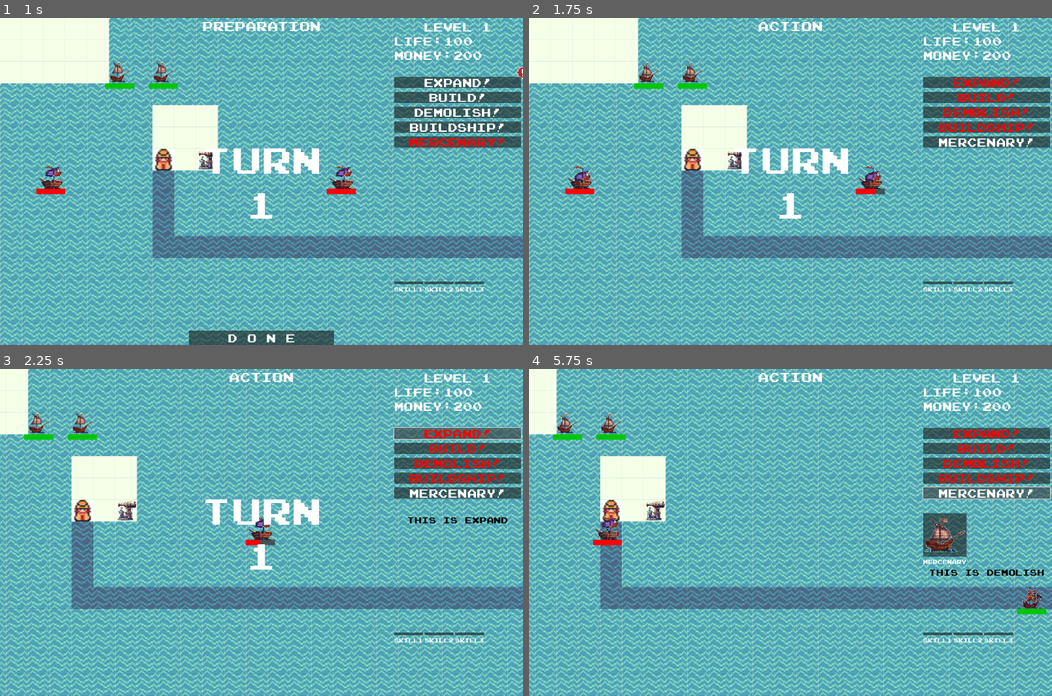
Above: before the commit, frames 1-4 (two rows, left to right).
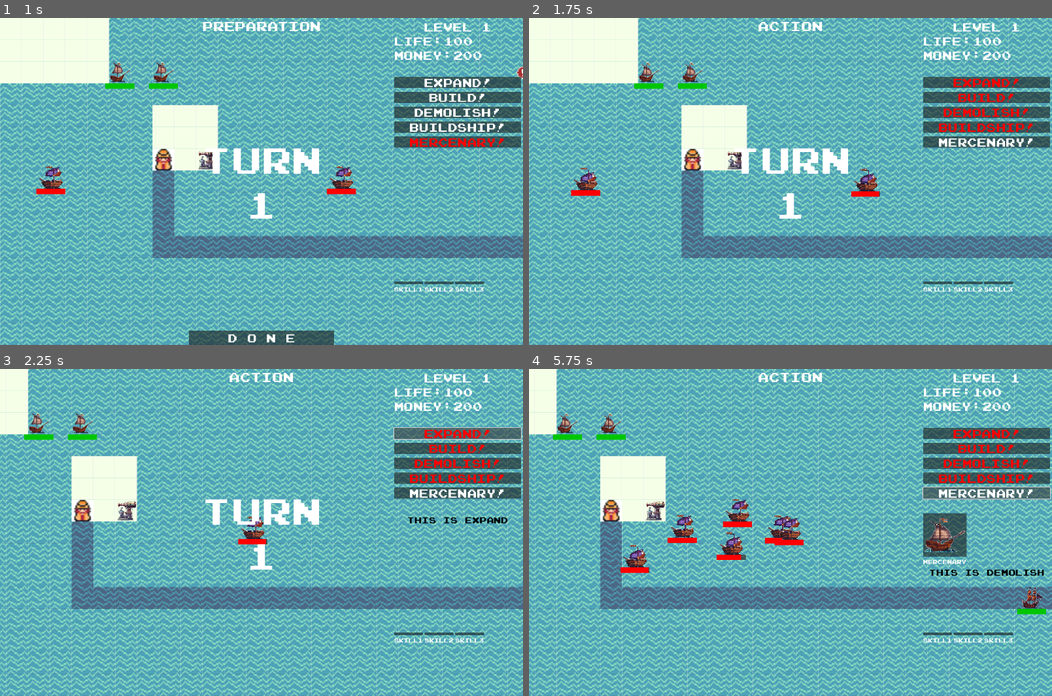
Above: after the commit, the same moments.

Repository: LeoZhang421/GameJam-2024-Pixel
Game: Godot game, scene res://Scenes/Start.tscn
The game is run twice, just before and just after one commit, with the same random seed, the same clock (stepped at 60 frames per second) and the same inputs. Video files are missing from this copy of the repository; at most half a second of black plays in their place. Sound files missing from this copy of the repository are replaced by a short silence.
Inputs:
- Up to frame 1 (1 s): click "Start!" at 0.5 s
- Up to frame 2 (1.75 s): click "D o n e" at 1.25 s
- Up to frame 3 (2.25 s): click "Expand!" at 2 s
- Up to frame 4 (5.75 s): click "Build!" at 2.75 s; click "Demolish!" at 3.5 s; click "Buildship!" at 4.25 s; click "Mercenary!" at 5 s

Frame 1 is identical in both runs. In frame 2, 0.6% of the frame differs, in the area x 6-69%, y 45-55%; in frame 3, 0.3%; in frame 4, 1.8%, in the area x 12-53%, y 39-63%.

Commit message:
fix pathfinding bug

Diff:
--- /dev/null
+++ b/Dialogue/tutorial.json
@@ -0,0 +1,12 @@
+[
+	{"Name":"Me", "Text": "你是？"},
+	{"Name":"testuser", "Text": "我操你妈因为没有教程所以我会在这里把操作都说一遍，仔细听好了。"},
+	{"Name":"testuser", "Text": "点E捡枪，你有两个槽位，点1和2切枪。"},
+	{"Name":"testuser", "Text": "你捡了枪就能看到光标，点左键开火，光标大小是你枪的散射，所以打歪了别怪我。"},
+	{"Name":"testuser", "Text": "你捡超过了三把枪我会给你开一个换枪的面板，那个面板我还没做好所以很几把难看，你只需要知道点你要换下来的枪就会自动换。"},
+	{"Name":"testuser", "Text": "换下来的枪我会给你扔在地板上，你新枪用的不满意可以再换回来。"},
+	{"Name":"testuser", "Text": "点空格是开子弹时间，0.2倍速持续1秒，子弹时间就是5秒，这个能力冷却5秒，但是我没做UI所以你只能凭感觉猜它冷没冷却好。"},
+	{"Name":"testuser", "Text": "哦对了你还可以按R键主动换弹，但我没做读条所以你只能凭感觉换弹。"},
+	{"Name":"testuser", "Text": "最后进门前记得从边上的箱子里拿一把枪，不然我不会让你进去的。"},
+	{"Name":"testuser", "Text": "好的大概就是这些了，祝你吃的开心。"}
+]
--- a/Scenes/Enemies/EnemyExample.gd
+++ b/Scenes/Enemies/EnemyExample.gd
@@ -7,7 +7,7 @@
 @export_range(0.0, 10.0) var attack_speed: float = 1.0 # 每秒攻击多少次，越高攻速越快
 @export_range(0, 600, 60) var attack_range: int = 3 * 60 # 60像素的倍数
 @export_range(0.0, 0.5, 1.0) var collide_damage: float = 0.5 #撞击时造成多少倍当前hp的伤害
-@export var start_location: Vector2 = Vector2(500,500)
+@export var start_location: Vector2 = Vector2(1000,500)
 
 # inner variables
 var hp: int = 0
--- a/Scenes/Main.tscn
+++ b/Scenes/Main.tscn
@@ -267,7 +267,7 @@
 position = Vector2(630, 450)
 attack_range = 360
 attack_speed = 2.0
-attack = 10
+attack = 1
 start_location = Vector2(630, 450)
 
 [node name="ShipExample" parent="TileMap_Test1" instance=ExtResource("5_kow21")]
@@ -285,7 +285,7 @@
 start_location = Vector2(500, 200)
 
 [node name="Monster_Generator" parent="TileMap_Test1" instance=ExtResource("5_ylbvp")]
-position = Vector2(500, 500)
+position = Vector2(1000, 500)
 
 [node name="Camera2D" type="Camera2D" parent="."]
 offset = Vector2(780, 510)
@@ -309,7 +309,6 @@
 move_speed = 25
 max_hp = 60
 attack = 1
-start_location = Vector2(1000, 500)
 
 [node name="BuildingLayer" type="Node" parent="."]
 
--- a/Scenes/UI/HUD.tscn
+++ b/Scenes/UI/HUD.tscn
@@ -14,6 +14,7 @@
 [ext_resource type="AudioStream" uid="uid://b485rkx2p6pwp" path="res://Assets/Audio/Sound_Effects/战斗胜利/tada-military-1-183974.mp3" id="12_3s5et"]
 [ext_resource type="AudioStream" uid="uid://dar1eqge3jggq" path="res://Assets/Audio/Sound_Effects/船只建造、船只快速传送/underwater-movement-whoosh-3-186900.mp3" id="13_n8h23"]
 [ext_resource type="AudioStream" uid="uid://7qxw1ak78kuv" path="res://Assets/Audio/Sound_Effects/非法操作/error-5-199276.mp3" id="14_elbbm"]
+[ext_resource type="AudioStream" uid="uid://dqyjy86jar345" path="res://Assets/Audio/Sound_Effects/雇佣兵招募/liquid-whoosh-3-185332.mp3" id="15_ui7k8"]
 
 [sub_resource type="LabelSettings" id="LabelSettings_rf5nv"]
 font = ExtResource("1_4g8sv")
@@ -568,6 +569,10 @@
 
 [node name="Error_Sound" type="AudioStreamPlayer" parent="."]
 stream = ExtResource("14_elbbm")
+
+[node name="Summon_Mercenary_Sound" type="AudioStreamPlayer" parent="."]
+stream = ExtResource("15_ui7k8")
+volume_db = -10.0
 
 [connection signal="pressed" from="Level_Control/Done_Button" to="." method="_on_done_button_pressed"]
 [connection signal="pressed" from="Level_Control/Next_Level_Button" to="." method="_on_next_level_button_pressed"]
--- a/Scenes/Utility/dialogue.gd
+++ b/Scenes/Utility/dialogue.gd
@@ -2,7 +2,7 @@
 
 signal is_end()
 
-@export var dialogue_path = ""
+@export var dialogue_path = "res://Dialogue/tutorial.json"
 @export var textspeed = 0.05
 @export var portrait_path = ""
 
@@ -44,16 +44,6 @@
 	$ColorRect/Text.text = dialogue[phrase_number]["Text"]
 	$ColorRect/Text.visible_characters = 0
 
-	var portrait = load(str(portrait_path + dialogue[phrase_number]["Name"] + "_portrait.png"))
-	if dialogue[phrase_number]["Name"] == "Me":
-		$GridContainer/Player.modulate = Color(1,1,1,1)
-		$GridContainer/Player.texture = portrait
-		$GridContainer/NPC.modulate = Color(0.4,0.4,0.4,0.6)
-	else:
-		$GridContainer/NPC.modulate = Color(1,1,1,1)
-		$GridContainer/NPC.texture = portrait
-		$GridContainer/Player.modulate = Color(0.4,0.4,0.4,0.6)
-
 	while $ColorRect/Text.visible_characters < len($ColorRect/Text.text):
 		$ColorRect/Text.visible_characters += 1
 		$Timer.start()
--- a/Scenes/Utility/dialogue.tscn
+++ b/Scenes/Utility/dialogue.tscn
@@ -1,33 +1,11 @@
-[gd_scene load_steps=3 format=3 uid="uid://cpybl8el4dv7p"]
+[gd_scene load_steps=2 format=3 uid="uid://cpybl8el4dv7p"]
 
 [ext_resource type="Script" path="res://Scenes/Utility/dialogue.gd" id="1_304di"]
-[ext_resource type="Texture2D" uid="uid://dge0h0cki1w2p" path="res://Scenes/Utility/dialogue_sample.png" id="2_tnly5"]
 
 [node name="CanvasLayer" type="CanvasLayer"]
 script = ExtResource("1_304di")
 dialogue_path = "res://Dialogue/"
 portrait_path = "res://Assets/View/Dialogue/"
-
-[node name="GridContainer" type="GridContainer" parent="."]
-anchors_preset = 7
-anchor_left = 0.5
-anchor_top = 1.0
-anchor_right = 0.5
-anchor_bottom = 1.0
-offset_left = -300.0
-offset_top = -200.0
-offset_right = 300.0
-grow_horizontal = 2
-grow_vertical = 0
-columns = 2
-
-[node name="Player" type="TextureRect" parent="GridContainer"]
-layout_mode = 2
-texture = ExtResource("2_tnly5")
-
-[node name="NPC" type="TextureRect" parent="GridContainer"]
-layout_mode = 2
-texture = ExtResource("2_tnly5")
 
 [node name="ColorRect" type="ColorRect" parent="."]
 anchors_preset = 7
--- a/Scripts/HUD.gd
+++ b/Scripts/HUD.gd
@@ -287,6 +287,7 @@
 			main.get_node("ShipLayer").add_child(mercenary)
 			main.pathfinder.maze_add_ship(position)
 			stop_presummoningmercenary()
+			$Summon_Mercenary_Sound.play()
 		else:
 			$Error_Sound.play()
 	else:
--- a/Scripts/Main.gd
+++ b/Scripts/Main.gd
@@ -24,6 +24,7 @@
 	$Camera2D.limit_bottom = (pathfinder.room_borders.size.y - 2) * pathfinder.scale - get_viewport().size.y/2
 	print("Test pathfind: ", pathfinder.find_path(Vector2(0,300), Vector2(1000,700)))
 	print("Sail Routes: ", pathfinder.get_sail_routes())
+	print(pathfinder.maze)
 	add_warning()
 
 
--- a/Scripts/pathfinder.gd
+++ b/Scripts/pathfinder.gd
@@ -33,8 +33,9 @@
 # 直接传入tile_map，debug模式默认关闭
 func _init(s:Object, new_debug := false):
 	# 初始化maze
-	ROW = s.tile_map.get_viewport().size.x
-	COL = s.tile_map.get_viewport().size.y
+	scale = s.tile_map.tile_set.tile_size.x
+	ROW = s.tile_map.get_used_rect().size.x
+	COL = s.tile_map.get_used_rect().size.y
 	for x in ROW:
 		var maze_column : Array = []
 		maze_column.resize(COL)
@@ -54,18 +55,11 @@
 	for enemy_spawn_position in enemy_spawn_history:
 		maze_original[enemy_spawn_position.x][enemy_spawn_position.y] = 4
 	debug = new_debug
-	scale = s.tile_map.tile_set.tile_size.x
 	room_borders.position = Vector2.ZERO
 	room_borders.size = Vector2(s.tile_map.get_used_rect().size)
 	maze = maze_original
 	reload_map_data(s)
 	initialize_sail_routes()
-	for i in ROW:
-		closed_list_original.append([])
-		cell_details_original.append([])
-		for j in COL:
-			closed_list_original[i].append(false)
-			cell_details_original[i].append(Pathfinding_Node.new())
 
 
 # 等效于tilemap的map_to_local方法
@@ -134,7 +128,7 @@
 
 # Check if a cell is unblocked
 func is_unblocked(grid, row, col):
-	return grid[row][col] == 0 || grid[row][col] == 2 || grid[row][col] == 8
+	return grid[row][col] == 0 || grid[row][col] == 2 || grid[row][col] == 8 || grid[row][col] == 3
 
 # Check if a cell is the destination
 func is_destination(row, col, dest):
@@ -191,21 +185,17 @@
 
 	# Initialize the closed list (visited cells)
 	# Initialize the details of each cell
-	#var closed_list = []
-	#var cell_details = []
-	#for i in ROW:
-		#closed_list.append([])
-		#cell_details.append([])
-		#for j in COL:
-			#closed_list[i].append(false)
-			#cell_details[i].append(Pathfinding_Node.new())
-	var test_end_time = Time.get_time_dict_from_system()
-	print("%02d:%02d" % [test_end_time.minute - test_start_time.minute, test_end_time.second - test_start_time.second])
+	var closed_list = []
+	var cell_details = []
+	for i in ROW:
+		closed_list.append([])
+		cell_details.append([])
+		for j in COL:
+			closed_list[i].append(false)
+			cell_details[i].append(Pathfinding_Node.new())
 	# Initialize the start cell details
 	var i = src[0]
 	var j = src[1]
-	var cell_details = cell_details_original.duplicate(true)
-	var closed_list = closed_list_original.duplicate(true)
 	cell_details[i][j].f = 0
 	cell_details[i][j].g = 0
 	cell_details[i][j].h = 0
Not shown: 1 places in Scenes/Enemies/EnemyExample.tscn that only renumber resources
Not shown: 1 places in Scenes/UI/HUD.tscn that only renumber resources
